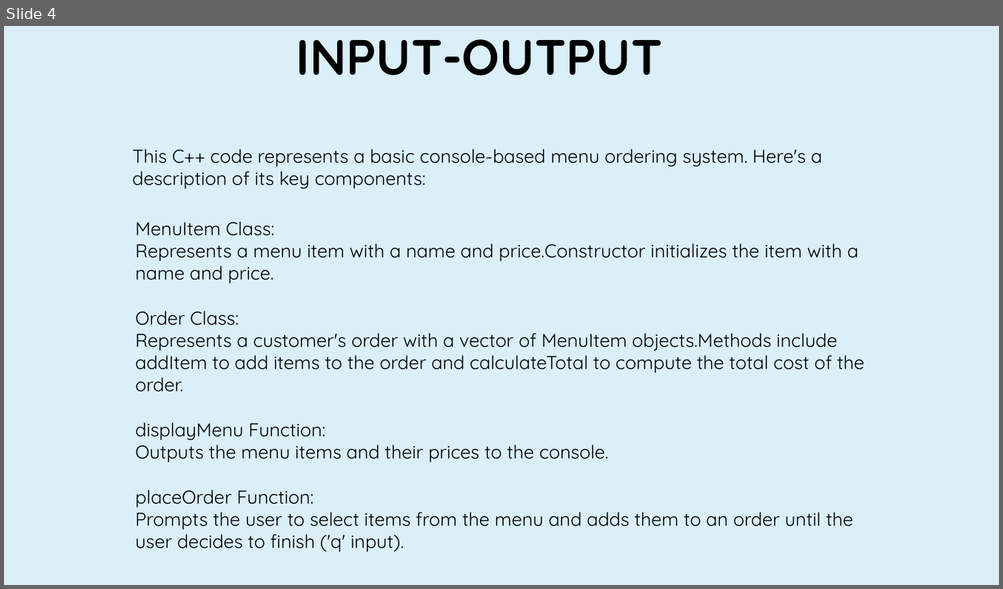
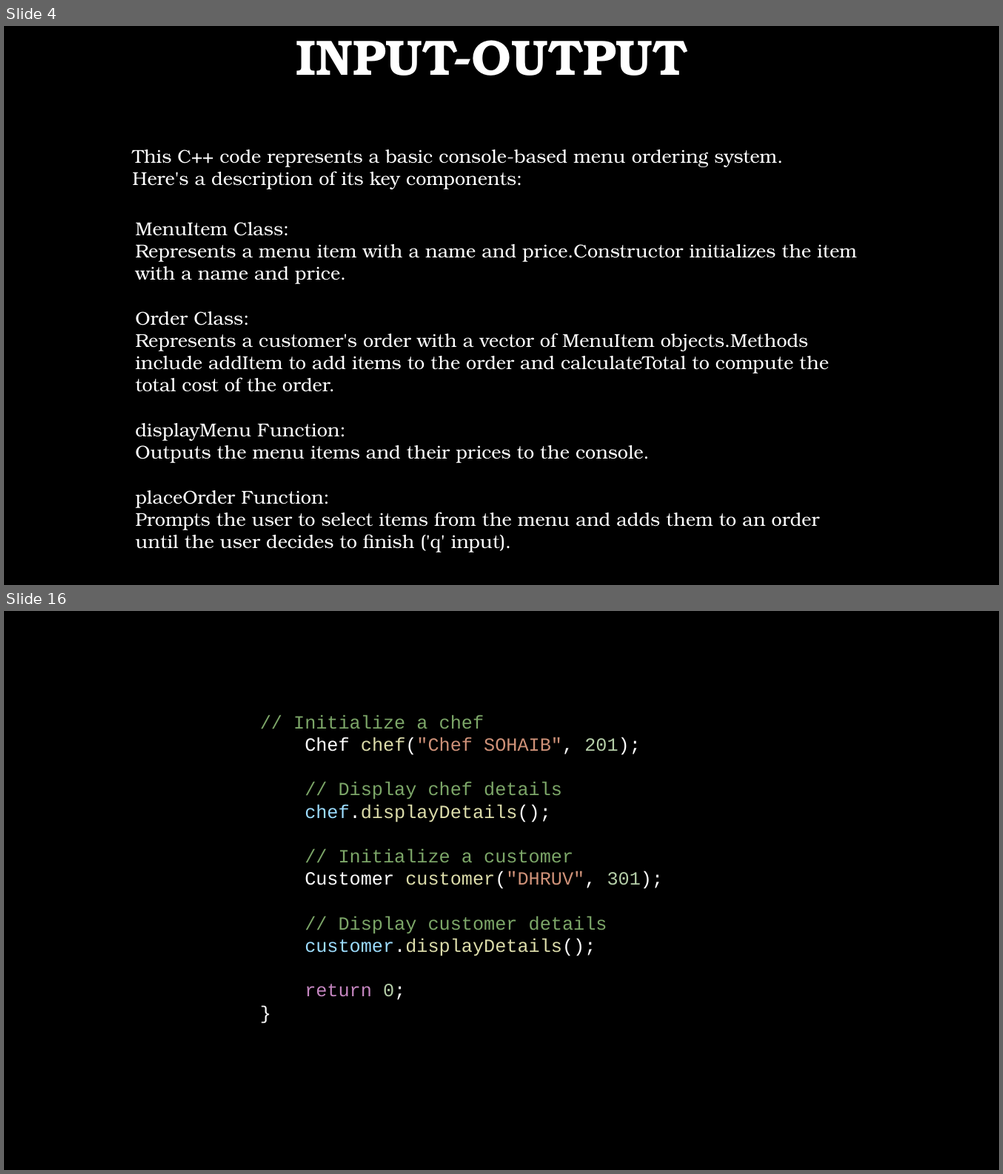
Before and after one commit to kalikumari292725/oopm-case-study, a slide deck: PRESENTATIONPPT3.pptx. Shown one above the other, each under a label of ours: slide 4 before the commit, slides 4 and 16 after it; the slides between them are not shown. The pictures are 1003x589 and 1003x1174 pixels, drawn with LibreOffice and Linux fonts; fonts in the diff are those of the drawing; background and template pictures are left out. Boxes give left, top, right and bottom in pixels: in the first picture for what was removed or moved away, otherwise in the second. Text is boxed around its words. In the diff, an @@ line names an element or a change of style, - is before the commit and + after.

```diff
--- a/PRESENTATIONPPT3.pptx
+++ b/PRESENTATIONPPT3.pptx
@@ slide 16 added at (4,611,999,1170), background picture (left out) @@
@@ text added at (293,715,663,1000), 18 pt, text #7CA668 @@
+// Initialize a chef
+Chef chef("Chef SOHAIB", 201);
+// Display chef details
+chef.displayDetails();
+// Initialize a customer
+Customer customer("DHRUV", 301);
+// Display customer details
+customer.displayDetails();
+return 0;
+}
@@ slide 4 changed as well @@
@@ background #DBEFF9 to picture (left out) @@
@@ font Quicksand to TeX Gyre Bonum, text colour #000000 to #FFFFFF in 3 elements at (296,40,688,76), (132,150,782,190), (135,222,856,553) @@
```
Also in this commit, not shown: 4 other slides changed, 11 other slides added, 5 slides removed.
